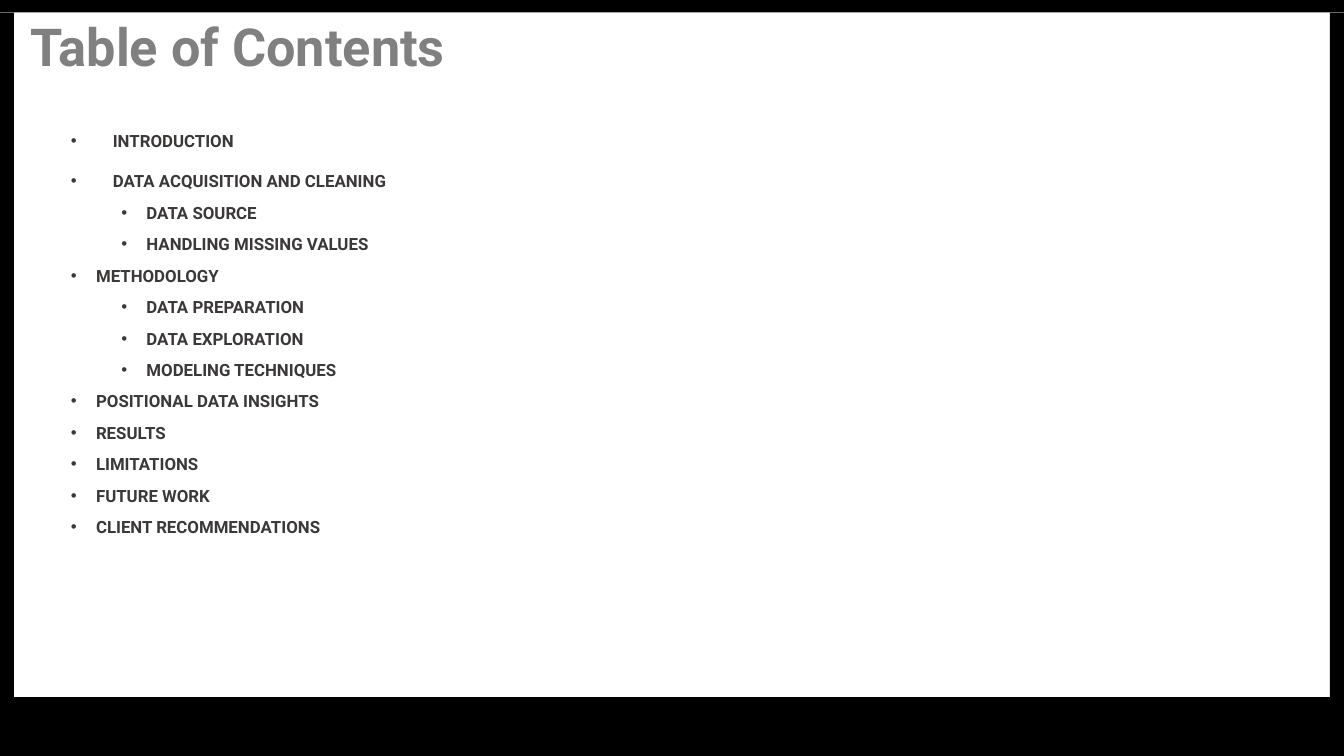
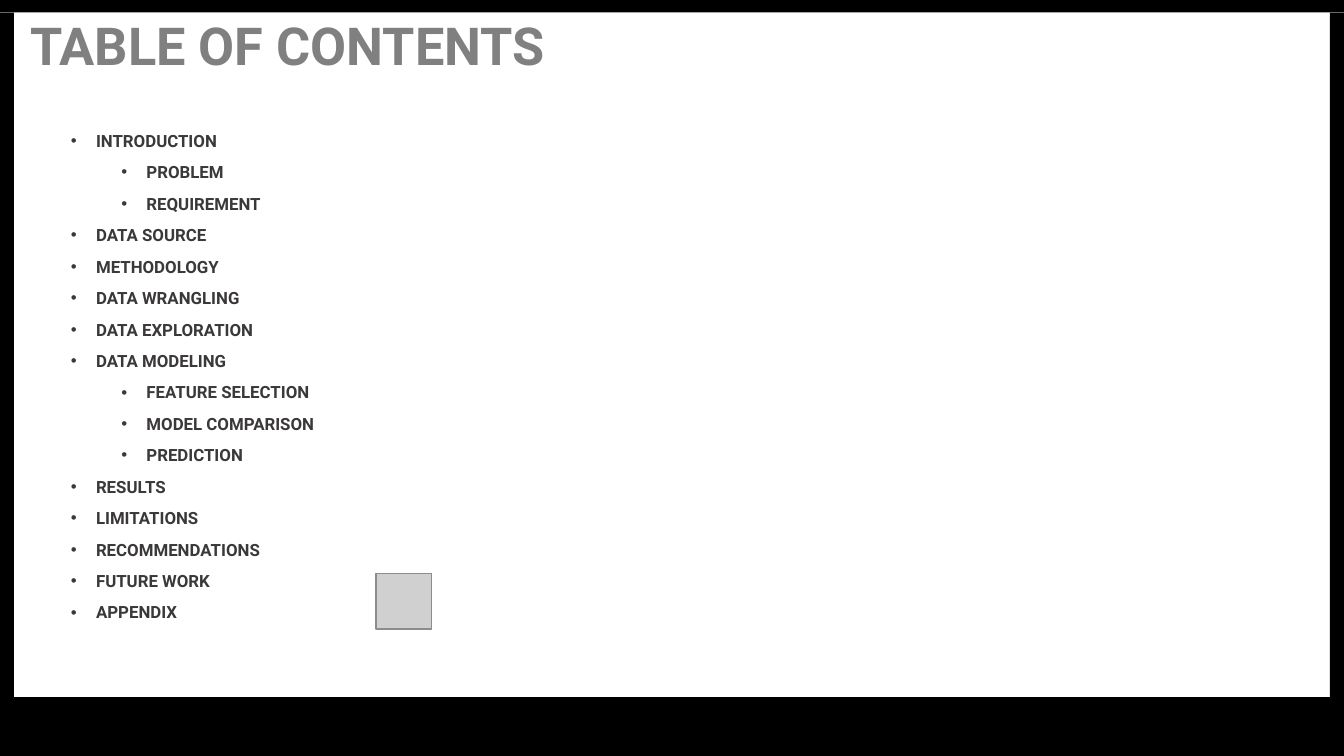
Before and after one commit to ruhama-ahale/soccer_project, a slide deck: slide 2 of Capstone_Final_Report/capstone_project_slide_soccer.pptx. Drawn at 1344x756 pixels with LibreOffice and Linux fonts; fonts in the diff are those of the drawing; grey boxes stand for pictures. Boxes give left, top, right and bottom in pixels: in the first picture for what was removed or moved away, otherwise in the second. Text is boxed around its words. In the diff, an @@ line names an element or a change of style, - is before the commit and + after.

```diff
--- a/Capstone_Final_Report/capstone_project_slide_soccer.pptx
+++ b/Capstone_Final_Report/capstone_project_slide_soccer.pptx
@@ text at (31, 27, 545, 66): text changed @@
-Table of Contents
+TABLE OF CONTENTS
@@ text at (96, 135, 253, 336): indent changed; more space between paragraphs; list level 2 to 1 in "DATA SOURCE"; list level 1 to 2 in "METHODOLOGY" @@
@@ text at (146, 166, 260, 212): text changed @@
-• DATA ACQUISITION AND CLEANING
+  • PROBLEM
+  • REQUIREMENT
@@ text at (146, 238, 368, 250): paragraph removed @@
-  • HANDLING MISSING VALUES
@@ text at (96, 292, 239, 304): text changed @@
-  • DATA PREPARATION
+  • DATA WRANGLING
@@ text at (96, 355, 314, 461): text changed @@
-  • MODELING TECHNIQUES
-• POSITIONAL DATA INSIGHTS
+  • DATA MODELING
+  • FEATURE SELECTION
+  • MODEL COMPARISON
+  • PREDICTION
@@ text at (96, 544, 260, 556): paragraph added @@
+• RECOMMENDATIONS
@@ picture added at (376, 574, 431, 629) @@
@@ text at (96, 606, 177, 618): text changed @@
-• CLIENT RECOMMENDATIONS
+• APPENDIX
```
Also in this commit, not shown: 4 other slides changed, 22 slides added, 6 slides removed, 10 other files.
